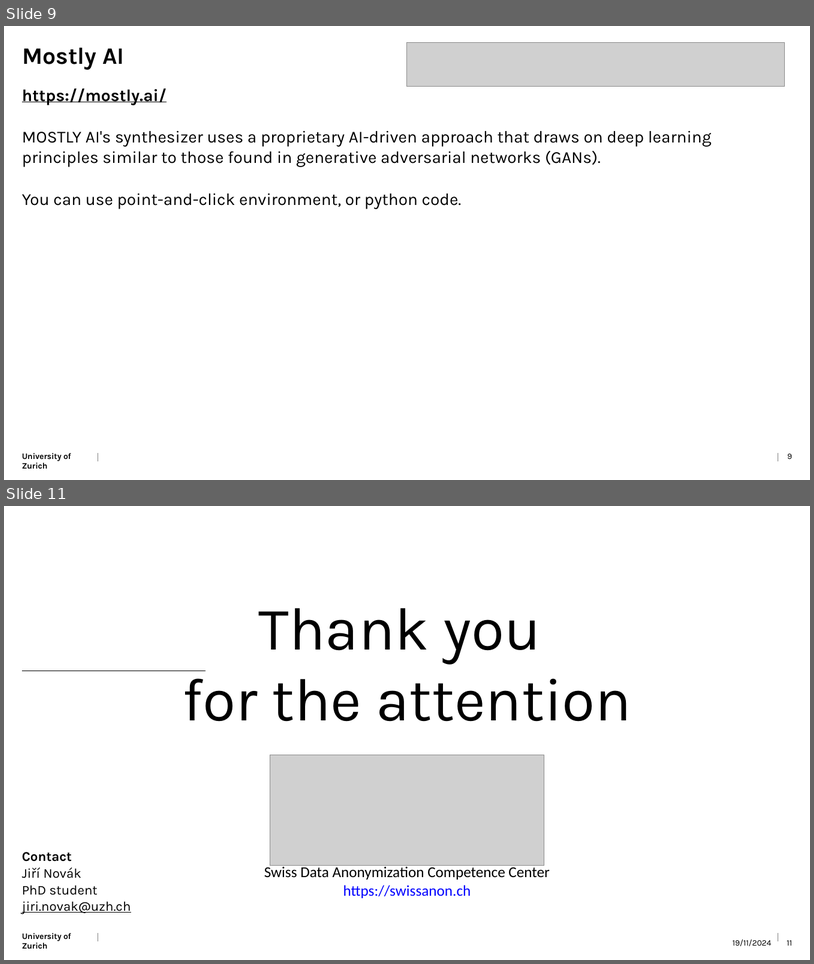
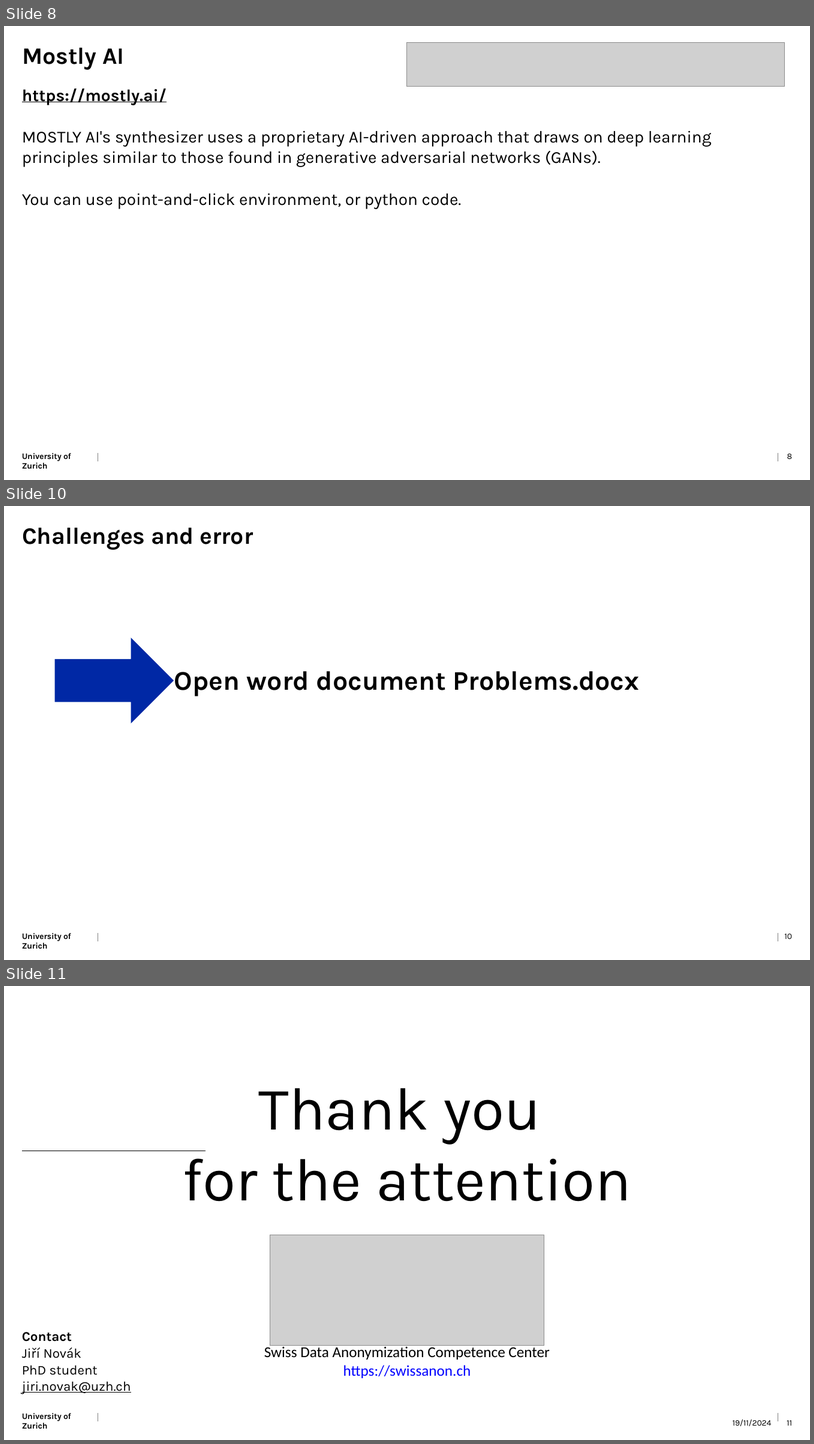
Before and after one commit to Kyoshido/2024_11-Python-project-Data-anonymization, a slide deck: Presentation/Presentation.pptx. Shown one above the other, each under a label of ours: slides 9 and 11 before the commit, slides 8, 10 and 11 after it; the slides between them are not shown. The pictures are 814x964 and 814x1444 pixels, drawn with LibreOffice and Linux fonts; fonts in the diff are those of the drawing; grey boxes stand for pictures; background and template pictures are left out. Boxes give left, top, right and bottom in pixels: in the first picture for what was removed or moved away, otherwise in the second. Text is boxed around its words. In the diff, an @@ line names an element or a change of style, - is before the commit and + after.

```diff
--- a/Presentation/Presentation.pptx
+++ b/Presentation/Presentation.pptx
@@ slide 10 added at (x1=4, y1=506, x2=810, y2=960), background #FFFFFF; not listed: 3 template elements that a slide beside it also shows @@
@@ title added at (x1=22, y1=528, x2=253, y2=550), 28 pt, text #000000, bold @@
+Challenges and error
@@ right arrow added at (x1=55, y1=638, x2=174, y2=724), fill #0028A5 @@
@@ text added at (x1=174, y1=671, x2=639, y2=696), 32 pt, text #000000, bold @@
+Open word document Problems.docx
@@ page number added at (x1=785, y1=933, x2=792, y2=939), 10 pt, text #000000 @@
+10
@@ what was slide 9 is now slide 8 @@
```
Also in this commit, not shown: 7 slides changed, 1 slide removed, 2 other files.
